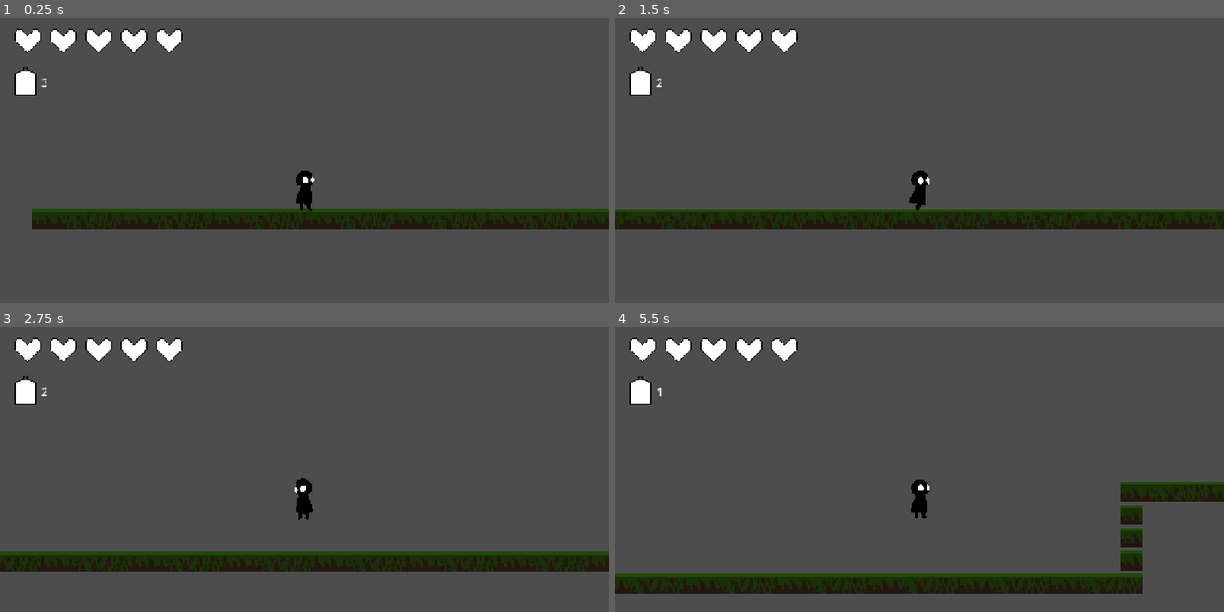
Above: before the commit, frames 1-4 (two rows, left to right).
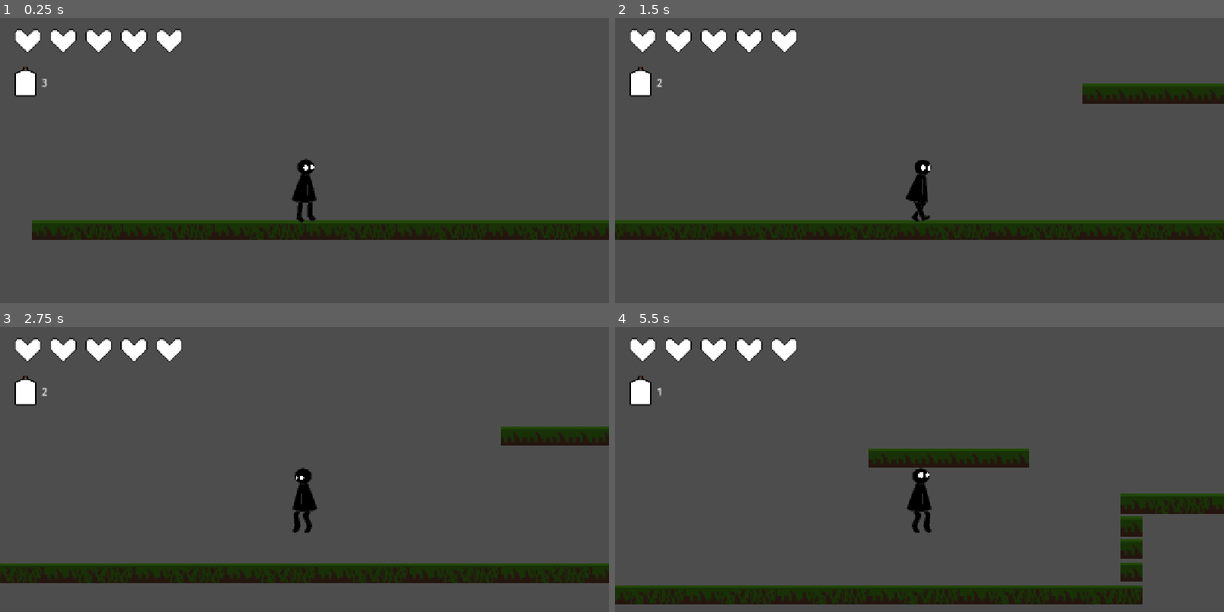
Above: after the commit, the same moments.

Repository: RayTK09/justAnotherMetroidvania
Game: Godot game, scene res://Scenes/start.tscn
Same seed, same stepped clock (60 frames per second), same inputs: the game is played once before the commit and once after it. The engine's default icon, where the game draws it, is replaced by a stand-in: a white triangle on a blue panel in a dark square.
Inputs (mouse positions are in pixels of both pictures, inside the frame that each line leads up to):
- Up to frame 1 (0.25 s): no input
- Up to frame 2 (1.5 s): tap Enter at 0.5 s; move the mouse to (1053, 171) at 0.52 s; hold Right (Right) from 0.53 s (still down); tap Space (Jump) at 0.6, 0.77, 1.07 s; click (1053, 171) at 0.67 s; move the mouse to (797, 206) at 1.27 s; tap A (Heal) at 1.35 s
- Up to frame 3 (2.75 s): tap Space (Jump) at 1.52, 1.55, 1.82, 2.3 s; move the mouse to (365, 423) at 2.02 s; release Right (Right) at 2.03 s; hold Left (Left) from 2.03 s (still down); tap Z (Swing) at 2.1 s
- Up to frame 4 (5.5 s): move the mouse to (889, 566) at 2.77 s; release Left (Left) at 2.78 s; hold Right (Right) 2.78-4.28 s; tap Alt at 2.85 s; click (889, 566) at 2.92 s; tap Space (Jump) at 3.02, 3.05, 3.32, 3.77, 3.8, 4.07, 4.35, 4.52, 4.82, 5.3 s; move the mouse to (1102, 549) at 3.52 s; tap Shift at 3.6 s; move the mouse to (736, 446) at 4.27 s; hold Left (Left) 4.28-5.03 s; move the mouse to (949, 498) at 5.02 s; hold Right (Right) from 5.03 s (still down); tap A (Heal) at 5.1 s; click (949, 498) at 5.17 s

The runs differ from the first frame. In frame 1, 9.6% of the frame differs, in the area x 2-100%, y 3-78%; in frame 2, 11%; in frame 3, 12%; in frame 4, 13%, in the area x 0-100%, y 3-98%.

Commit message:
sprite work and enemy AI changes
work in progress ledge detection

Diff:
--- a/Scenes/enemies/enemy_grounded.tscn
+++ b/Scenes/enemies/enemy_grounded.tscn
@@ -1,9 +1,10 @@
 [gd_scene format=3 uid="uid://nuarfax4ue4t"]
 
 [ext_resource type="Script" uid="uid://dtlxju1tspt6a" path="res://scripts/enemyScripts/enemy_grounded_one.gd" id="1_4pmop"]
-[ext_resource type="Texture2D" uid="uid://igpcufy0t06" path="res://Sprites/playerSprites/playerCharacter.png" id="2_4pmop"]
+[ext_resource type="Texture2D" uid="uid://igpcufy0t06" path="res://Sprites/playerSprites/old/playerCharacter.png" id="2_4pmop"]
 
 [sub_resource type="RectangleShape2D" id="RectangleShape2D_h3e7c"]
+resource_local_to_scene = true
 size = Vector2(19.229149, 17.556595)
 
 [sub_resource type="RectangleShape2D" id="RectangleShape2D_4pmop"]
@@ -104,7 +105,7 @@
 
 [node name="enemyGrounded" type="CharacterBody2D" unique_id=403579251]
 scale = Vector2(1.5, 1.5)
-collision_layer = 0
+collision_layer = 2
 script = ExtResource("1_4pmop")
 
 [node name="Sprite2D" type="Sprite2D" parent="." unique_id=1512426525]
@@ -119,7 +120,7 @@
 
 [node name="Area2D" type="Area2D" parent="." unique_id=1379387076]
 position = Vector2(-0.3733333, -9.413334)
-collision_layer = 2
+collision_layer = 0
 collision_mask = 8
 
 [node name="CollisionShape2D" type="CollisionShape2D" parent="Area2D" unique_id=799674601]
@@ -147,14 +148,24 @@
 [node name="NavigationAgent2D" type="NavigationAgent2D" parent="." unique_id=533916584]
 debug_enabled = true
 
-[node name="Timer" type="Timer" parent="." unique_id=1600534846]
-wait_time = 0.5
-autostart = true
-
 [node name="AnimationPlayer" type="AnimationPlayer" parent="." unique_id=913246721]
 libraries/ = SubResource("AnimationLibrary_xlqtj")
+
+[node name="edge detection" type="Node2D" parent="." unique_id=1501850436]
+
+[node name="detectRight" type="RayCast2D" parent="edge detection" unique_id=654286941]
+position = Vector2(5.3333335, -0.6666667)
+target_position = Vector2(0, 5)
+
+[node name="detectLeft" type="RayCast2D" parent="edge detection" unique_id=600467628]
+position = Vector2(-6.6666665, -0.6666667)
+target_position = Vector2(0, 5)
+
+[node name="lostPlayer" type="Timer" parent="." unique_id=1935253050]
+wait_time = 5.0
+one_shot = true
 
 [connection signal="body_entered" from="Area2D" to="." method="_on_area_2d_body_entered"]
 [connection signal="body_entered" from="playerNear" to="." method="_on_player_near_body_entered"]
 [connection signal="body_exited" from="playerNear" to="." method="_on_player_near_body_exited"]
-[connection signal="timeout" from="Timer" to="." method="_on_timer_timeout"]
+[connection signal="timeout" from="lostPlayer" to="." method="_on_lost_player_timeout"]
--- a/Scenes/player.tscn
+++ b/Scenes/player.tscn
@@ -2,17 +2,17 @@
 
 [ext_resource type="Script" uid="uid://dqkyi7nmtwycv" path="res://scripts/playerScripts/player.gd" id="1_onrkg"]
 [ext_resource type="Texture2D" uid="uid://blsnn2qib60hc" path="res://icon.svg" id="2_i3pqv"]
-[ext_resource type="Texture2D" uid="uid://igpcufy0t06" path="res://Sprites/playerSprites/playerCharacter.png" id="3_vgqql"]
-[ext_resource type="Texture2D" uid="uid://baievx2ps7clc" path="res://Sprites/playerSprites/playerDown.png" id="3_x3wgy"]
-[ext_resource type="Texture2D" uid="uid://b8h68s1dxflcv" path="res://Sprites/playerSprites/playerWalk-Sheet.png" id="4_fkybt"]
-[ext_resource type="Texture2D" uid="uid://dvd51mufittly" path="res://Sprites/playerSprites/playerUp.png" id="4_x3wgy"]
+[ext_resource type="Texture2D" uid="uid://ckurrf5bs26vj" path="res://Sprites/playerSprites/playerFalling.png" id="3_tx1dd"]
+[ext_resource type="Texture2D" uid="uid://xd44cno8dmyr" path="res://Sprites/playerSprites/playerCharNew.png" id="4_tx1dd"]
+[ext_resource type="Texture2D" uid="uid://bo8wg0527j0ed" path="res://Sprites/playerSprites/playerJumping.png" id="5_gymyn"]
+[ext_resource type="Texture2D" uid="uid://dvch36at8drue" path="res://Sprites/playerSprites/playerCharWalk.png" id="6_gymyn"]
 [ext_resource type="Texture2D" uid="uid://bfma0rjrjamv7" path="res://Sprites/playerSprites/heart.png" id="7_3smsa"]
 [ext_resource type="Script" uid="uid://d310h2ehu6f4x" path="res://scripts/playerScripts/health.gd" id="7_8erm5"]
 [ext_resource type="AudioStream" uid="uid://cpww1dw8ifs3x" path="res://SFX/break.mp3" id="9_f1ek2"]
 [ext_resource type="Texture2D" uid="uid://c6o8l5h5plttw" path="res://Sprites/playerSprites/healthFlask.png" id="10_tx1dd"]
 
 [sub_resource type="RectangleShape2D" id="RectangleShape2D_fkybt"]
-size = Vector2(10, 24)
+size = Vector2(15, 40)
 
 [sub_resource type="Animation" id="Animation_cvnsp"]
 length = 0.001
@@ -49,7 +49,7 @@
 tracks/2/keys = {
 "times": PackedFloat32Array(0),
 "transitions": PackedFloat32Array(1),
-"update": 1,
+"update": 0,
 "values": [false]
 }
 
@@ -93,7 +93,7 @@
 tracks/1/keys = {
 "times": PackedFloat32Array(0),
 "transitions": PackedFloat32Array(1),
-"update": 1,
+"update": 0,
 "values": [true]
 }
 
@@ -121,7 +121,7 @@
 tracks/1/keys = {
 "times": PackedFloat32Array(0),
 "transitions": PackedFloat32Array(1),
-"update": 1,
+"update": 0,
 "values": [false]
 }
 
@@ -135,57 +135,64 @@
 
 [sub_resource type="RectangleShape2D" id="RectangleShape2D_2qw5g"]
 
-[sub_resource type="AtlasTexture" id="AtlasTexture_x3wgy"]
-atlas = ExtResource("4_fkybt")
-region = Rect2(0, 0, 64, 128)
-
-[sub_resource type="AtlasTexture" id="AtlasTexture_3smsa"]
-atlas = ExtResource("4_fkybt")
-region = Rect2(64, 0, 64, 128)
-
-[sub_resource type="AtlasTexture" id="AtlasTexture_8erm5"]
-atlas = ExtResource("4_fkybt")
-region = Rect2(128, 0, 64, 128)
+[sub_resource type="AtlasTexture" id="AtlasTexture_pu2lt"]
+atlas = ExtResource("6_gymyn")
+region = Rect2(0, 0, 512, 1024)
+
+[sub_resource type="AtlasTexture" id="AtlasTexture_ukyrk"]
+atlas = ExtResource("6_gymyn")
+region = Rect2(512, 0, 512, 1024)
+
+[sub_resource type="AtlasTexture" id="AtlasTexture_7dp3o"]
+atlas = ExtResource("6_gymyn")
+region = Rect2(1024, 0, 512, 1024)
+
+[sub_resource type="AtlasTexture" id="AtlasTexture_h4iuc"]
+atlas = ExtResource("6_gymyn")
+region = Rect2(1536, 0, 512, 1024)
 
 [sub_resource type="SpriteFrames" id="SpriteFrames_2qw5g"]
 animations = [{
 "frames": [{
 "duration": 1.0,
-"texture": ExtResource("3_x3wgy")
+"texture": ExtResource("3_tx1dd")
 }],
-"loop": 1,
+"loop": 0,
 "name": &"I\'m falling!",
 "speed": 5.0
 }, {
 "frames": [{
 "duration": 1.0,
-"texture": ExtResource("3_vgqql")
+"texture": ExtResource("4_tx1dd")
 }],
-"loop": 1,
+"loop": 0,
 "name": &"default",
 "speed": 5.0
 }, {
 "frames": [{
 "duration": 1.0,
-"texture": ExtResource("4_x3wgy")
+"texture": ExtResource("5_gymyn")
 }],
-"loop": 1,
+"loop": 0,
 "name": &"jump",
-"speed": 5.0
+"speed": 1.0
 }, {
 "frames": [{
 "duration": 1.0,
-"texture": SubResource("AtlasTexture_x3wgy")
-}, {
-"duration": 1.0,
-"texture": SubResource("AtlasTexture_3smsa")
-}, {
-"duration": 1.0,
-"texture": SubResource("AtlasTexture_8erm5")
+"texture": SubResource("AtlasTexture_pu2lt")
+}, {
+"duration": 1.0,
+"texture": SubResource("AtlasTexture_ukyrk")
+}, {
+"duration": 1.0,
+"texture": SubResource("AtlasTexture_7dp3o")
+}, {
+"duration": 1.0,
+"texture": SubResource("AtlasTexture_h4iuc")
 }],
 "loop": 1,
 "name": &"walk",
-"speed": 6.0
+"speed": 7.0
 }]
 
 [node name="Player" type="CharacterBody2D" unique_id=542916292]
@@ -195,7 +202,7 @@
 speed = 10
 
 [node name="CollisionShape2D" type="CollisionShape2D" parent="." unique_id=1587323951]
-position = Vector2(0, 1)
+position = Vector2(-0.5, 1)
 shape = SubResource("RectangleShape2D_fkybt")
 
 [node name="Camera2D" type="Camera2D" parent="." unique_id=761787993]
@@ -219,10 +226,9 @@
 texture = ExtResource("2_i3pqv")
 
 [node name="AnimatedSprite2D" type="AnimatedSprite2D" parent="." unique_id=1992023396]
-position = Vector2(-0.063039996, 0.18911758)
-scale = Vector2(0.23197077, 0.23295496)
+position = Vector2(-1.4210855e-14, -2.3841858e-07)
+scale = Vector2(0.05, 0.05)
 sprite_frames = SubResource("SpriteFrames_2qw5g")
-frame_progress = 0.7199078
 
 [node name="coyoteTime" type="Timer" parent="." unique_id=1767994749]
 wait_time = 0.1
@@ -302,7 +308,7 @@
 
 [connection signal="heal" from="." to="health" method="_on_player_heal"]
 [connection signal="hit" from="." to="health" method="_on_player_hit"]
-[connection signal="area_entered" from="swingBox" to="." method="_on_swing_box_area_entered"]
-[connection signal="area_exited" from="swingBox" to="." method="_on_swing_box_area_exited"]
+[connection signal="body_entered" from="swingBox" to="." method="_on_swing_box_body_entered"]
+[connection signal="body_exited" from="swingBox" to="." method="_on_swing_box_body_exited"]
 [connection signal="timeout" from="coyoteTime" to="." method="_on_coyote_time_timeout"]
 [connection signal="timeout" from="disableMovement" to="." method="_on_disable_movement_timeout"]
--- a/Scenes/start.tscn
+++ b/Scenes/start.tscn
@@ -68,16 +68,16 @@
 script = ExtResource("1_o3wvq")
 
 [node name="TileMapLayer" type="TileMapLayer" parent="." unique_id=1633958235]
-tile_map_data = PackedByteArray("AAAAAAAAAAAAAAMAAAABAAAAAAA …(1696 unchanged characters)… BAAMAAABOAPL/AAACAAMAAABPAPL/AAADAAMAAAA=")
+tile_map_data = PackedByteArray("AAAAAAAAAAAAAAMAAAABAAAAAAA …(1696 unchanged characters)… BAAMAAABOAPL/AAACAAMAAABPAPL/AAADAAMAAAAMAPr/AAAAAAMAAAANAPr/AAAAAAMAAAAOAPr/AAAAAAMAAAAPAPr/AAAAAAMAAAAQAPr/AAAAAAMAAAASAPr/AAAAAAMAAAARAPr/AAAAAAMAAAA=")
 tile_set = SubResource("TileSet_2qw5g")
 
 [node name="Player" parent="." unique_id=542916292 instance=ExtResource("3_rk01k")]
-position = Vector2(-65, -12)
+position = Vector2(-65, -21)
 speed = 150
 healthFlaskAmount = 3
 
 [node name="Area2D" type="Area2D" parent="." unique_id=555800957]
-position = Vector2(1037, -248)
+position = Vector2(564.00006, -247.99998)
 scale = Vector2(2.0105069, 2.701305)
 collision_layer = 0
 collision_mask = 32
@@ -93,7 +93,7 @@
 texture = ExtResource("3_lb6bl")
 
 [node name="enemyGrounded" parent="." unique_id=1369726823 node_paths=PackedStringArray("player") instance=ExtResource("4_lb6bl")]
-position = Vector2(1207, -222.00002)
+position = Vector2(1000.00006, -224.00002)
 player = NodePath("../Player")
 
 [connection signal="swing" from="Player" to="enemyGrounded" method="_on_player_swing"]
--- a/project.godot
+++ b/project.godot
@@ -98,5 +98,4 @@
 
 [rendering]
 
-textures/canvas_textures/default_texture_filter=0
 rendering_device/driver.windows="d3d12"
--- a/scripts/enemyScripts/enemy_grounded_one.gd
+++ b/scripts/enemyScripts/enemy_grounded_one.gd
@@ -9,50 +9,67 @@
 @onready var rayCast = $playerDetect
 @onready var animationControl = $AnimationPlayer
 
-var speed = 1.5
+var speed = 50
 var canSeePlayer = false
+
 
 # Called every frame. 'delta' is the elapsed time since the previous frame.
 func _process(delta: float) -> void:
 	if health <= 0:
 		queue_free()
 	#print($invuln.time_left)
-	var direction = to_local(navAgent.get_next_path_position())
-	velocity = direction * speed
+
+	if !is_on_floor():
+		velocity += get_gravity() * delta
+
+	if player.position.x > position.x - 30 and player.position.x < position.x + 30 and canSeePlayer:
+		velocity.x = 0
+	elif player.position.x > position.x and canSeePlayer:
+		velocity.x = speed * 1
+	elif player.position.x < position.x and canSeePlayer:
+		velocity.x = speed * -1
+
+	if canSeePlayer == false:
+		velocity.x = 0
+
 	move_and_slide()
-	#print(navAgent.get_target_position())
-	#print(position)
 
-	#Raycast line of sight
+	rayCastDetectPlayer()
+	checkFloor()
+	print($"edge detection/detectRight".is_colliding())
+	print($"edge detection/detectLeft".is_colliding())
+
+
+#Raycast line of sight
+func rayCastDetectPlayer() -> void:
 	if rayCast.is_colliding():
 		var shape = rayCast.get_collider().get("name")
 		if shape == player.get("name"):
 			canSeePlayer = true
-	elif !rayCast.is_colliding():
+	elif !rayCast.is_colliding() and $lostPlayer.is_stopped():
 		canSeePlayer = false
 
-
-
-func makePath() -> void:
-	if canSeePlayer:
-		navAgent.set_target_position(Vector2(player.position.x, position.y))
-
+func checkFloor() -> void:
+	if !$"edge detection/detectRight".is_colliding() and player.position.x < position.x and canSeePlayer:
+		canSeePlayer = false
+	elif !$"edge detection/detectLeft".is_colliding() and player.position.x > position.x and canSeePlayer:
+		canSeePlayer = false
 
 func _on_area_2d_body_entered(body: Node2D) -> void:
-	if body == $"../Player":
+	if body.get("name") == player.get("name"):
 		player.hit.emit()
 		#print('collided')
 
 
 func _on_player_swing(id) -> void:
-	if player.enemyCollision and id == $'Area2D'.get_rid() and $invuln.is_stopped():
-		#print("collided")
+	if player.enemyCollision and $invuln.is_stopped():
+		print("collided")
 		$invuln.start()
 		if $Sprite2D.flip_h:
 			position.x += 30
 		elif !$Sprite2D.flip_h:
 			position.x -= 30
-		health -= 1
+	health -= 1
 
 #detect if the player is around the enemy
 func _on_player_near_body_entered(body: Node2D) -> void:
@@ -68,8 +85,8 @@
 
 func _on_player_near_body_exited(body: Node2D) -> void:
 	if body.get('name') == player.get("name"):
-		canSeePlayer = false
+		$lostPlayer.start()
 
-#make a path every half a second
-func _on_timer_timeout() -> void:
-	makePath()
+
+func _on_lost_player_timeout() -> void:
+	canSeePlayer = false
--- a/scripts/playerScripts/player.gd
+++ b/scripts/playerScripts/player.gd
@@ -31,7 +31,8 @@
 
 	if aniPlayer.current_animation == "swingSword" and enemyCollision and hasSword:
 		swing.emit(enemyId)
-		velocity.x = 50
+		#print(enemyId)
+		#print(enemyCollision)
 	#this is for switching the side you are swinging on
 	if Input.is_action_just_pressed("Left"):
 		aniPlayer.play("switchLeft")
@@ -116,16 +117,18 @@
 		velocity.x = 0
 
 
-func _on_swing_box_area_entered(area: Area2D) -> void:
-	enemyCollision = true
-	#print(area.get_rid())
-	enemyId = area.get_rid()
-
-func _on_swing_box_area_exited(area: Area2D) -> void:
-	enemyCollision = false
-
 func _on_coyote_time_timeout() -> void:
 	jumped = true
 
 func _on_disable_movement_timeout() -> void:
 		disableMovement = false
+
+
+func _on_swing_box_body_entered(body: Node2D) -> void:
+	enemyCollision = true
+	#print(area.get_rid())
+	enemyId = body.get("name")
+
+
+func _on_swing_box_body_exited(body: Node2D) -> void:
+	enemyCollision = false
Renamed: Sprites/playerSprites/playerCharacter.png -> Sprites/playerSprites/old/playerCharacter.png
Not shown, added: Sprites/playerSprites/old/playerCharacter.png.import
Renamed: Sprites/playerSprites/playerDown.png -> Sprites/playerSprites/old/playerDown.png
Not shown, changed: Sprites/playerSprites/old/playerDown.png.import
Renamed: Sprites/playerSprites/playerUp.png -> Sprites/playerSprites/old/playerUp.png
Not shown, changed: Sprites/playerSprites/old/playerUp.png.import
Renamed: Sprites/playerSprites/playerWalk-Sheet.png -> Sprites/playerSprites/old/playerWalk-Sheet.png
Not shown, changed: Sprites/playerSprites/old/playerWalk-Sheet.png.import
Binary file added: Sprites/playerSprites/playerCharNew.png
Not shown, changed: Sprites/playerSprites/playerCharNew.png.import
Binary file added: Sprites/playerSprites/playerCharWalk.png
Not shown, added: Sprites/playerSprites/playerCharWalk.png.import
(and 4 more such lines)
